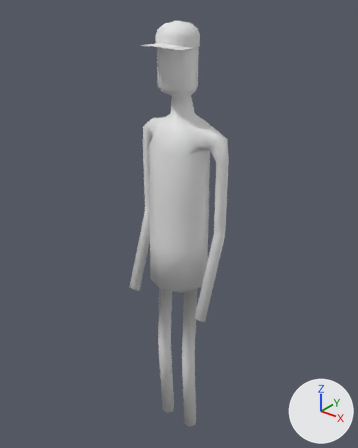
One commit to the FBX model Assets/mesh/NPC.FBX: the scene before it, then after it.
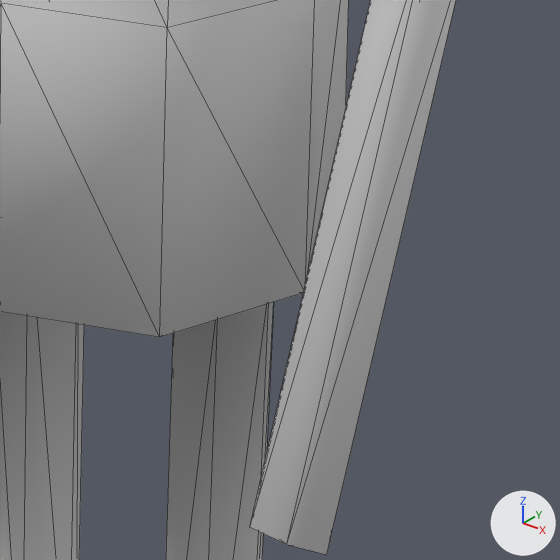
There are two pictures of each version: one whole from a 50 mm camera at (1.063, -1.327, 1.812) aimed at (-0.025, 0.033, 0.969), one close up on the part from 45% to 66% of the width and 55% to 72% of the height. Arrows for +X, +Y and +Z are at lower right; the lights stay in place. The close-ups show mesh edges as thin lines. Where no turn or scale is listed for an object, it has been applied to the vertices.

Objects in the first close-up: 'character'.
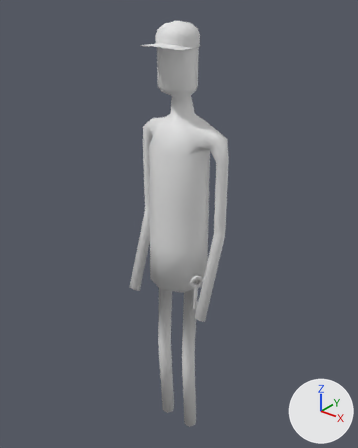
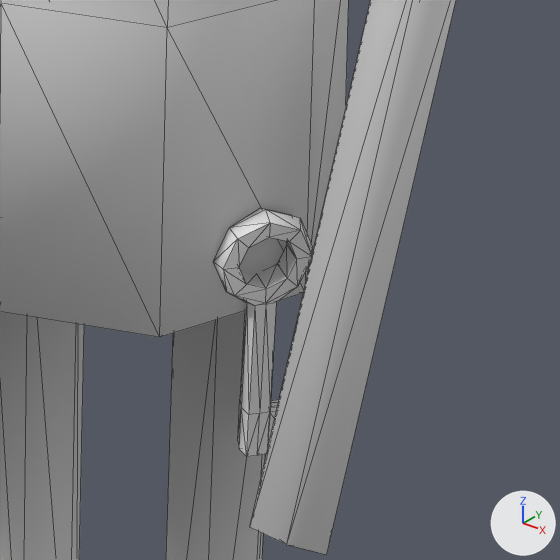
Changed parts and their boxes [x1, y1, x2, y2] in the close-ups (560 x 560 px):
'key', added
    after: [213, 208, 313, 457]

Edits to the bpy script that builds the scene:
```text
Add me_mesh_001_1:
    me_mesh_001_1.from_pydata(...)  # 76 vertices, 152 faces; spans x -0.026..0.0136, y -0.0202..0.0286, z -0.1194..0.0278
Add ob_key:
    ob_key = bpy.data.objects.new('key', me_mesh_001_1)
    ob_key.location = (0.1147, -0.0328, 0.7884)
```
